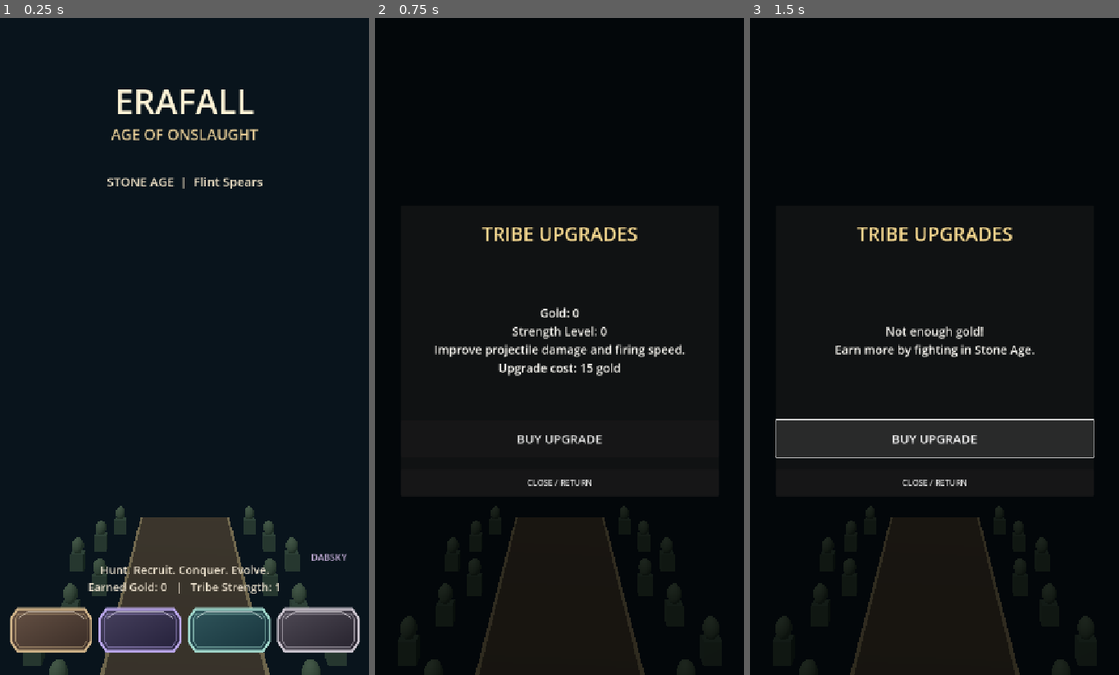
Above: before the commit, frames 1-3 (left to right).
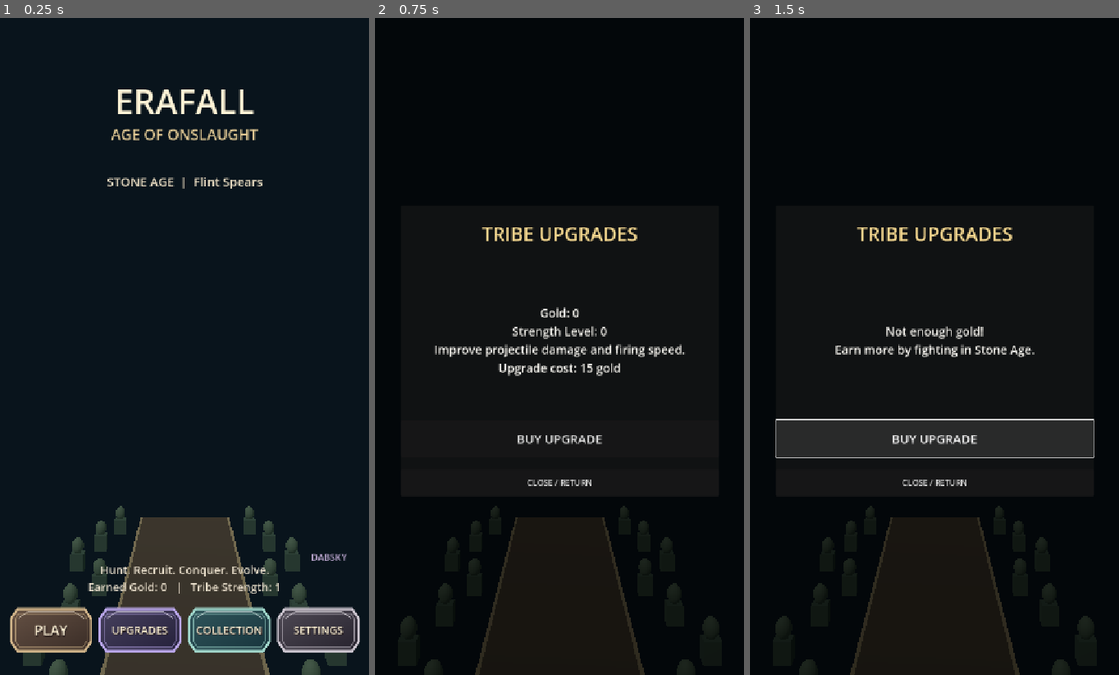
Above: after the commit, the same moments.

Repository: demetrecerrone-star/EraFall-Age-of-Onslaught
Game: Godot game, scene res://scenes/Main.tscn
Same seed, same stepped clock (60 frames per second), same inputs: the game is played once before the commit and once after it.
Inputs (mouse positions are in pixels of both pictures, inside the frame that each line leads up to):
- Up to frame 1 (0.25 s): no input
- Up to frame 2 (0.75 s): click (515, 629) at 0.5 s, where only the run after the commit has a clickable "UPGRADES"
- Up to frame 3 (1.5 s): click "BUY UPGRADE" at 1.25 s

The runs differ from the first frame. In frame 1, 0.5% of the frame differs, in the area x 9-94%, y 92-95%; in frame 2, nothing differs; in frame 3, nothing differs.

Commit message:
Restore planned EraFall title composition and approved button hit targets; fix blank fallback labels

Diff:
--- a/scripts/Main.gd
+++ b/scripts/Main.gd
@@ -48,6 +48,7 @@
 var logo_fallback: Label
 var title_background: TextureRect
 var panel_kind := ""
+var art_title_enabled := false
 
 
 func _ready() -> void:
@@ -427,7 +428,8 @@
     var era := Catalog.get_era(era_index)
     era_label.text = str(era["name"]).to_upper() + "  |  " + str(era["weapon"])
     tagline.text = "Hunt. Recruit. Conquer. Evolve.\nEarned Gold: %d   |   Tribe Strength: %d" % [gold, 1 + attack_upgrade]
-    play_button.texture_normal = load(str(era["button"])) as Texture2D
+    if not art_title_enabled:
+        play_button.texture_normal = load(str(era["button"])) as Texture2D
     _paint_era()
     _update_logo()
 
@@ -505,6 +507,9 @@
     logo_fallback.offset_right = -12
     logo_fallback.offset_top = -264
     logo_fallback.offset_bottom = -194
+
+    # Use the original illustrated title and four extracted button textures when available.
+    _add_approved_title_art()
 
     hud = Control.new()
     hud.set_anchors_and_offsets_preset(Control.PRESET_FULL_RECT)
@@ -567,6 +572,12 @@
 
 
 func _update_logo() -> void:
+    if art_title_enabled:
+        # The approved artwork already includes both logos.
+        logo_image.visible = false
+        logo_fallback.visible = false
+        title_background.visible = false
+        return
     # Never invent or redraw the user's actual emblem; use it once imported.
     var emblem := "res://assets/branding/dabsky_emblem.png"
     var title_art := "res://assets/branding/title_background.png"
@@ -592,12 +603,86 @@
 
 
 func _image_button(parent: Node, texture_path: String) -> TextureButton:
+    # Godot SVG textures do not reliably render SVG <text> elements.
     var button := TextureButton.new()
     button.ignore_texture_size = true
     button.custom_minimum_size = Vector2(150, 94)
     button.size_flags_horizontal = Control.SIZE_EXPAND_FILL
     button.texture_normal = load(texture_path) as Texture2D
     button.stretch_mode = TextureButton.STRETCH_SCALE
+    parent.add_child(button)
+    var caption := ""
+    if "play_" in texture_path:
+        caption = "PLAY"
+    elif "upgrades" in texture_path:
+        caption = "UPGRADES"
+    elif "collection" in texture_path:
+        caption = "COLLECTION"
+    elif "settings" in texture_path:
+        caption = "SETTINGS"
+    if not caption.is_empty():
+        var label := _label(button, caption, 21 if caption.length() > 6 else 27, Color("#fff3d6"))
+        label.set_anchors_and_offsets_preset(Control.PRESET_FULL_RECT)
+        label.mouse_filter = Control.MOUSE_FILTER_IGNORE
+        label.add_theme_color_override("font_shadow_color", Color("#1c1315"))
+        label.add_theme_constant_override("shadow_offset_x", 1)
+        label.add_theme_constant_override("shadow_offset_y", 2)
+    return button
+
+
+func _add_approved_title_art() -> void:
+    const BACKGROUND := "res://assets/branding/title_background.png"
+    const PLAY := "res://assets/ui/approved_play.png"
+    const UPGRADES := "res://assets/ui/approved_upgrades.png"
+    const COLLECTION := "res://assets/ui/approved_collection.png"
+    const SETTINGS := "res://assets/ui/approved_settings.png"
+
+    # Only enable artwork mode when all exact artwork and button crops exist.
+    # The labeled fallback remains usable until the image assets are installed.
+    for source in [BACKGROUND, PLAY, UPGRADES, COLLECTION, SETTINGS]:
+        if not ResourceLoader.exists(source):
+            return
+
+    art_title_enabled = true
+    for child in menu.get_children():
+        if child is CanvasItem:
+            (child as CanvasItem).visible = false
+
+    var poster := TextureRect.new()
+    poster.set_anchors_and_offsets_preset(Control.PRESET_FULL_RECT)
+    poster.texture = load(BACKGROUND) as Texture2D
+    poster.expand_mode = TextureRect.EXPAND_IGNORE_SIZE
+    poster.stretch_mode = TextureRect.STRETCH_SCALE
+    poster.mouse_filter = Control.MOUSE_FILTER_IGNORE
+    menu.add_child(poster)
+
+    var hit_layer := Control.new()
+    hit_layer.set_anchors_and_offsets_preset(Control.PRESET_FULL_RECT)
+    hit_layer.mouse_filter = Control.MOUSE_FILTER_IGNORE
+    menu.add_child(hit_layer)
+
+    # Exact positions measured in the original 941 x 1672 artwork.
+    play_button = _approved_button(hit_layer, PLAY, Rect2(180, 1175, 574, 163))
+    play_button.pressed.connect(_start_level)
+    var upgrade_button := _approved_button(hit_layer, UPGRADES, Rect2(50, 1350, 270, 116))
+    upgrade_button.pressed.connect(func() -> void: _open_menu_panel("upgrades"))
+    var collection_button := _approved_button(hit_layer, COLLECTION, Rect2(340, 1350, 271, 116))
+    collection_button.pressed.connect(func() -> void: _open_menu_panel("collection"))
+    var settings_button := _approved_button(hit_layer, SETTINGS, Rect2(624, 1350, 276, 116))
+    settings_button.pressed.connect(func() -> void: _open_menu_panel("settings"))
+
+
+func _approved_button(parent: Control, path: String, crop_rect: Rect2) -> TextureButton:
+    var button := TextureButton.new()
+    button.anchor_left = crop_rect.position.x / 941.0
+    button.anchor_right = (crop_rect.position.x + crop_rect.size.x) / 941.0
+    button.anchor_top = crop_rect.position.y / 1672.0
+    button.anchor_bottom = (crop_rect.position.y + crop_rect.size.y) / 1672.0
+    button.ignore_texture_size = true
+    button.stretch_mode = TextureButton.STRETCH_SCALE
+    button.texture_normal = load(path) as Texture2D
+    button.mouse_filter = Control.MOUSE_FILTER_STOP
+    button.focus_mode = Control.FOCUS_ALL
     parent.add_child(button)
     return button
 
